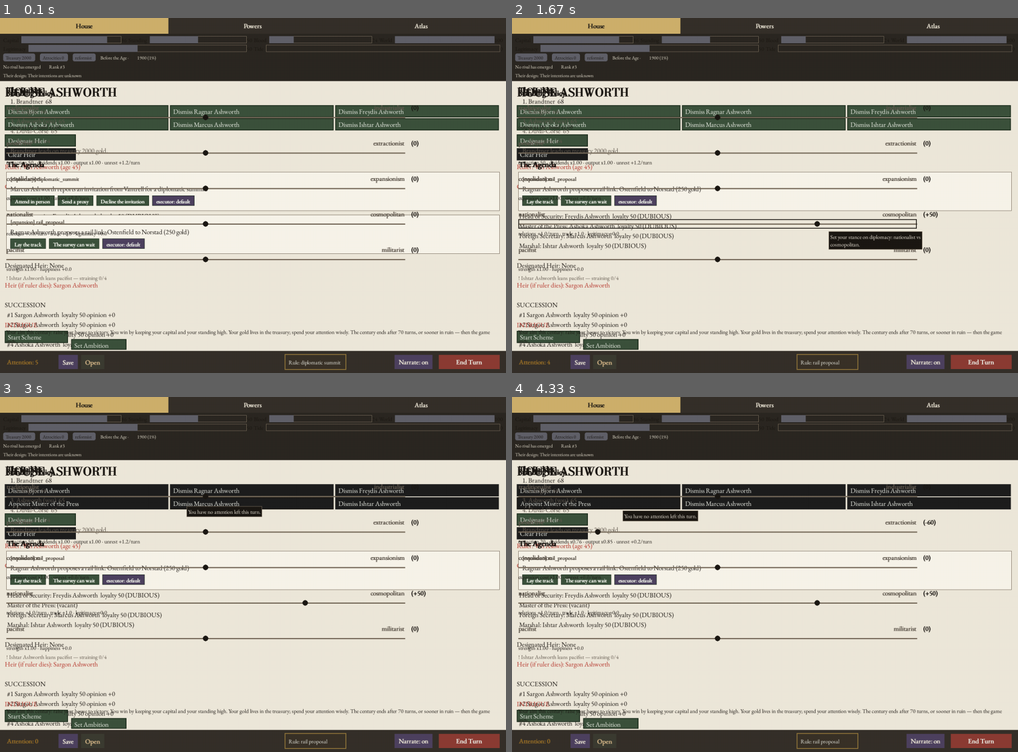
Above: before the commit, frames 1-4 (two rows, left to right).
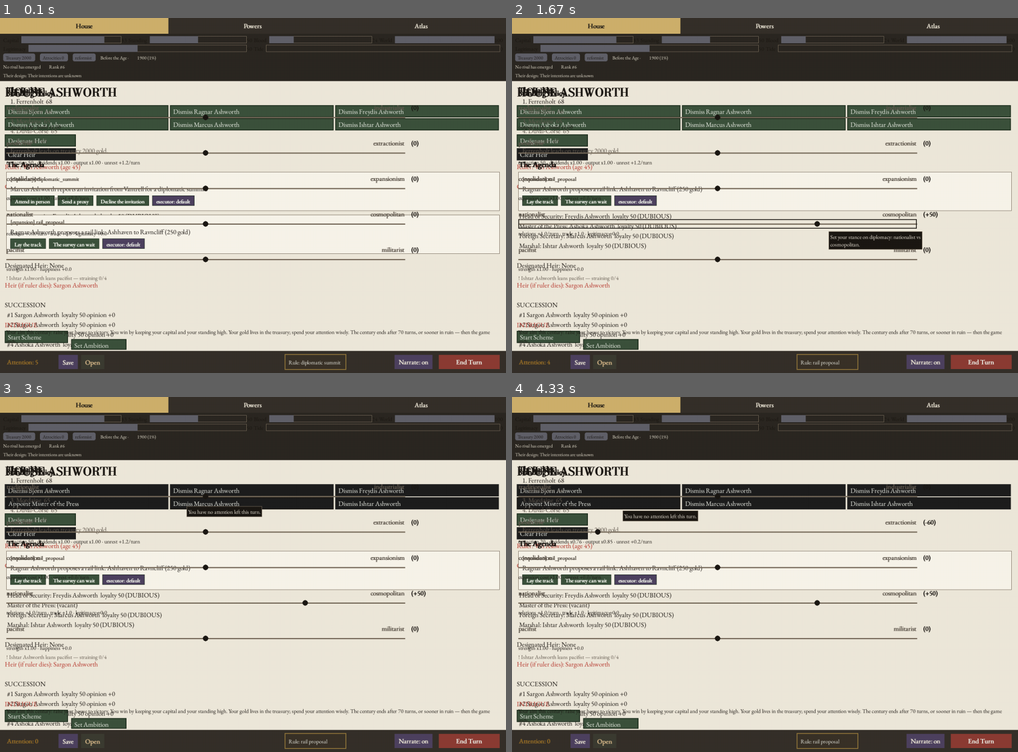
Above: after the commit, the same moments.

Repository: civersen222/Guilded-Age
Game: pygame game, started from gilded/__main__.py
Two runs of this game, one before a commit and one after it. Both use one fixed random seed, a clock stepped at 60 frames per second and the inputs below.
Inputs (mouse positions are in pixels of both pictures, inside the frame that each line leads up to):
- Up to frame 1 (0.1 s): no input
- Up to frame 2 (1.67 s): click (765, 195) at 0.38 s; click (643, 199) at 0.72 s; click (608, 142) at 1.05 s; click (825, 227) at 1.38 s
- Up to frame 3 (3 s): click (131, 503) at 1.72 s; click (227, 666) at 2.05 s; click (237, 514) at 2.38 s; click (182, 499) at 2.72 s
- Up to frame 4 (4.33 s): click (896, 542) at 3.05 s; click (608, 528) at 3.88 s; click (618, 507) at 4.22 s

The runs differ from the first frame. In frame 1, 0.3% of the frame differs, in the area x 2-38%, y 5-62%; in frame 2, 0.3%; in frame 3, 0.3%, in the area x 2-38%, y 5-50%; in frame 4, 0.3%.

Commit message:
c5 wave1: atlas scaled to 144x144 grid / 360 seed points -> ~200 provinces (150-250 band); Voronoi ownership via bounded rings (bit-identical to naive scan, O(points*ring) instead of O(cells*points)); end_turn median 12.9ms at seed 7

Diff:
--- a/gilded/world.py
+++ b/gilded/world.py
@@ -17,9 +17,9 @@
 ENDOWMENT_KINDS = ("coalfield", "iron", "timber", "farmland", "harbor")
 
 # --- generation tunables ---
-GRID_W, GRID_H = 96, 96
-SEED_POINTS = 100
-PROVINCE_MIN, PROVINCE_MAX = 50, 70
+GRID_W, GRID_H = 144, 144
+SEED_POINTS = 360
+PROVINCE_MIN, PROVINCE_MAX = 150, 250
 OCEAN_THRESHOLD = 0.92        # radial falloff + noise beyond this sinks a cell
 OCEAN_NOISE = 0.18            # per-region noise weight in the ocean formula
 REGION_SINK_FRACTION = 0.50   # regions with less land than this sink entirely
@@ -130,17 +130,35 @@
     noise = [rng.random() for _ in range(SEED_POINTS)]
 
     # Discrete Voronoi with a coastline carve: fringe regions sink coherently.
+    # Cell ownership via bounded rings (R >= grid max makes each cell's full
+    # point set fall inside its ring, so results are identical to the naive
+    # scan but O(cells * SEED_POINTS) becomes O(SEED_POINTS * ring_area)).
     cx, cy = GRID_W / 2.0, GRID_H / 2.0
     max_radius = min(GRID_W, GRID_H) / 2.0
     region_cells: List[List[Tuple[int, int]]] = [[] for _ in range(SEED_POINTS)]
     region_total = [0] * SEED_POINTS
-    for x, y in cells_all:
-        best, best_d = 0, math.inf
-        for i, (px, py) in enumerate(points):
-            d = (px - x) * (px - x) + (py - y) * (py - y)
-            if d < best_d:
-                best, best_d = i, d
+    ring = max(GRID_W, GRID_H)
+    owner = [-1] * (GRID_W * GRID_H)
+    dist = [math.inf] * (GRID_W * GRID_H)
+    for i, (px, py) in enumerate(points):
+        for dy in range(-ring, ring + 1):
+            y = py + dy
+            if y < 0 or y >= GRID_H:
+                continue
+            for dx in range(-ring, ring + 1):
+                x = px + dx
+                if x < 0 or x >= GRID_W:
+                    continue
+                d = (px - x) * (px - x) + (py - y) * (py - y)
+                idx = y * GRID_W + x
+                if d < dist[idx]:
+                    dist[idx] = d
+                    owner[idx] = i
+    for idx, best in enumerate(owner):
+        if best < 0:
+            continue
         region_total[best] += 1
+        x, y = idx % GRID_W, idx // GRID_W
         r = math.hypot(x - cx, y - cy) / max_radius
         if r + OCEAN_NOISE * noise[best] > OCEAN_THRESHOLD:
             continue                                  # ocean cell
